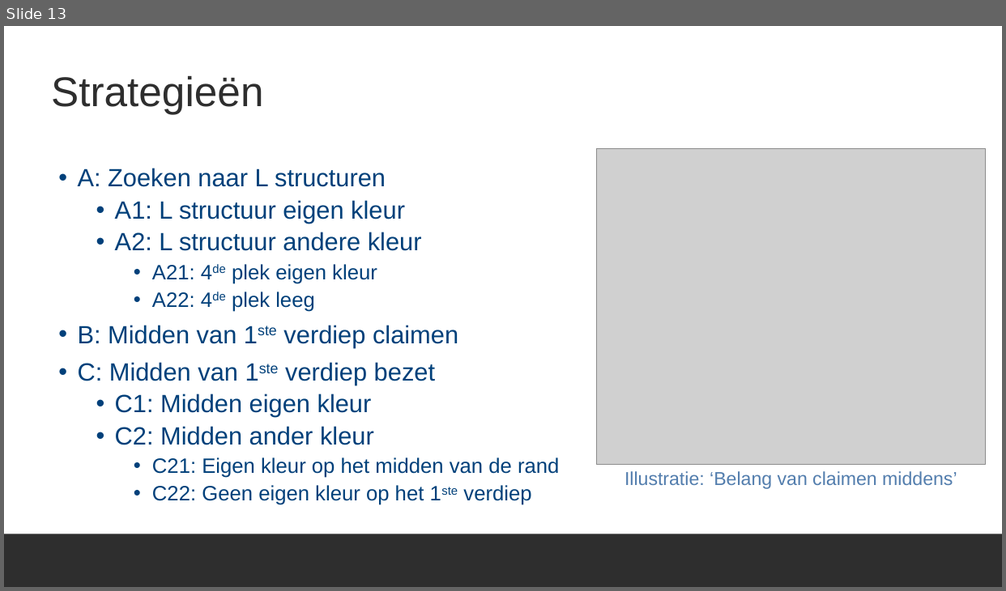
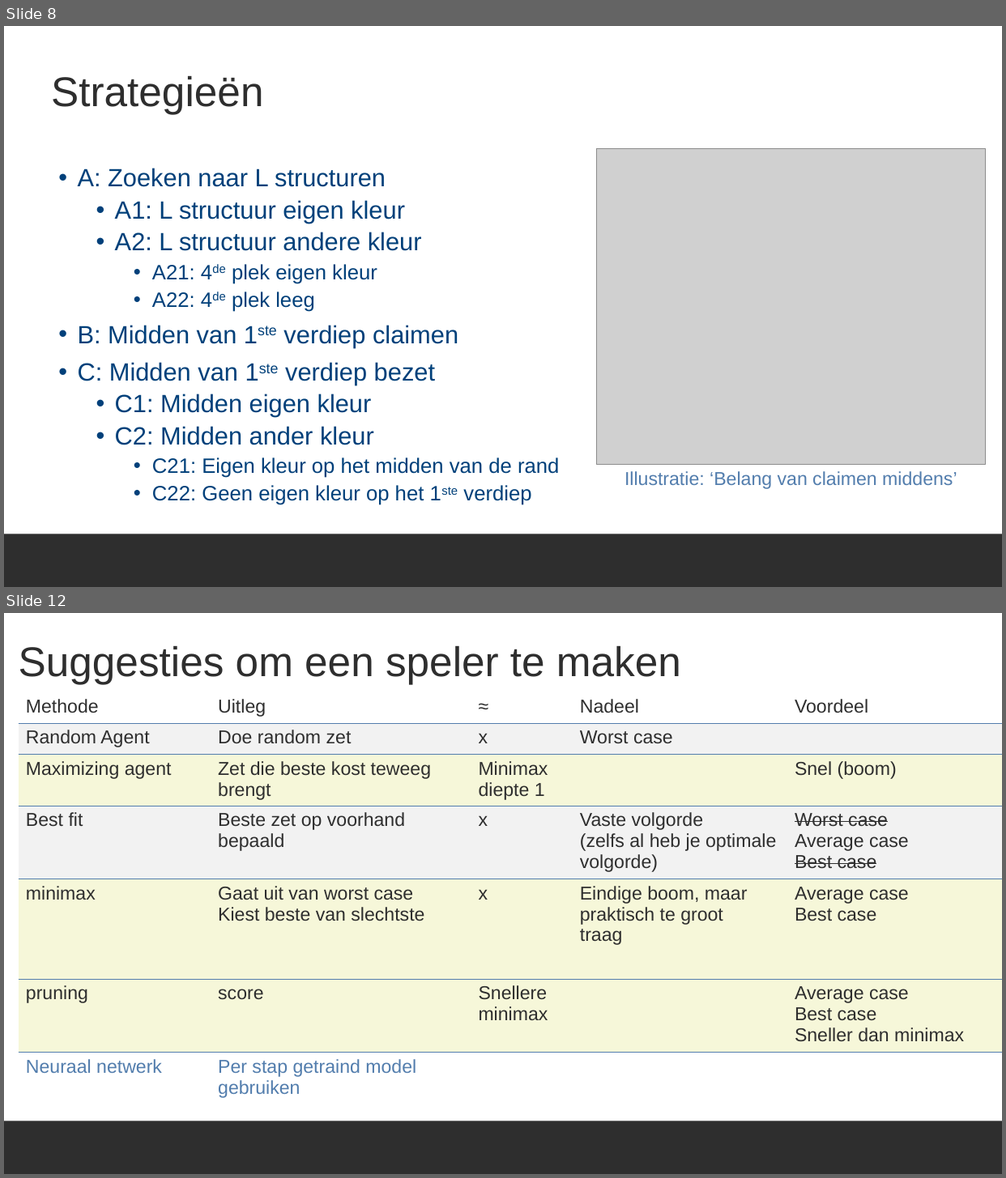
Before and after one commit to ro-per/PylosGamingBot, a slide deck: Presentation.pptx. Shown one above the other, each under a label of ours: slide 13 before the commit, slides 8 and 12 after it; the slides between them are not shown. The pictures are 1006x591 and 1006x1178 pixels, drawn with LibreOffice and Linux fonts; fonts in the diff are those of the drawing; grey boxes stand for pictures; background and template pictures are left out. Boxes give left, top, right and bottom in pixels: in the first picture for what was removed or moved away, otherwise in the second. Text is boxed around its words. In the diff, an @@ line names an element or a change of style, - is before the commit and + after.

```diff
--- a/Presentation.pptx
+++ b/Presentation.pptx
@@ slide 12 added at <box>4,613,1002,1174</box>, background #FFFFFF; not listed: 1 template element that a slide beside it also shows @@
@@ title added at <box>19,646,681,684</box>, 40 pt, text #2E2E2E @@
+Suggesties om een speler te maken
@@ table added at <box>19,692,1002,1110</box>, 7 rows, 5 columns @@
+Methode | Uitleg | ≈ | Nadeel | Voordeel
+Random Agent | Doe random zet | x | Worst case | 
+Maximizing agent | Zet die beste kost teweeg brengt | Minimax diepte 1 |  | Snel (boom)
+Best fit | Beste zet op voorhand bepaald | x | Vaste volgorde / (zelfs al heb je optimale volgorde) | Worst case / Average case / Best case
+minimax | Gaat uit van worst case / Kiest beste van slechtste | x | Eindige boom, maar praktisch te groot / traag | Average case / Best case
+pruning | score | Snellere minimax |  | Average case / Best case / Sneller dan minimax
+Neuraal netwerk | Per stap getraind model gebruiken |  |  | 
@@ what was slide 13 is now slide 8 @@
```
Also in this commit, not shown: 1 slide changed, 5 other slides added, 8 slides removed.
